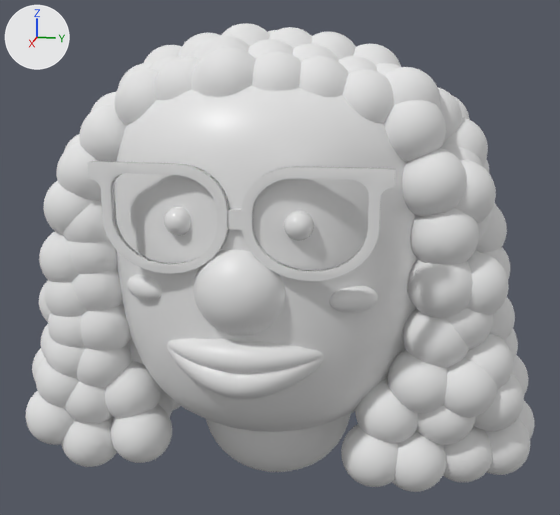
The glTF model yviecartoon.glb, before and after one commit.
The view is the same before and after, from a camera (50 mm lens) standing at (0.1223, 0.0249, 0.0493) and looking at (-0.0093, -0.0014, 0.0164). Lighting does not change. The marker at upper left points along +X, +Y and +Z. Where no turn or scale is listed for an object, it has been applied to the vertices.
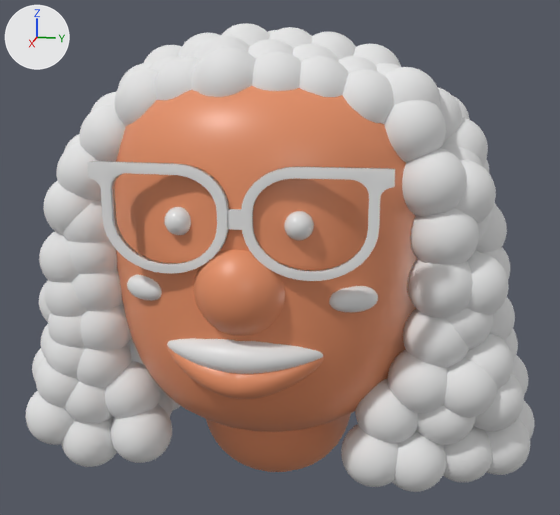
Location of each change, (x1, y1, x2, y2) in pixels of the pictures (560 x 515 px):
'Cube', recoloured (white to orange): (115, 86, 417, 432) in both
'Cube.002', recoloured (white to orange): (167, 338, 324, 399) in both
'Sphere', recoloured (white to orange): (194, 250, 285, 336) in both
'Cube.007', recoloured: (206, 414, 351, 472) in both

The change, as a list of edits to the scene's bpy script:
```text
Change mat_material:
    mat_material.base_color: (0.8, 0.8, 0.8) -> (0.799, 0.283, 0.136)  # white #e7e7e7 -> orange #e79167
```
